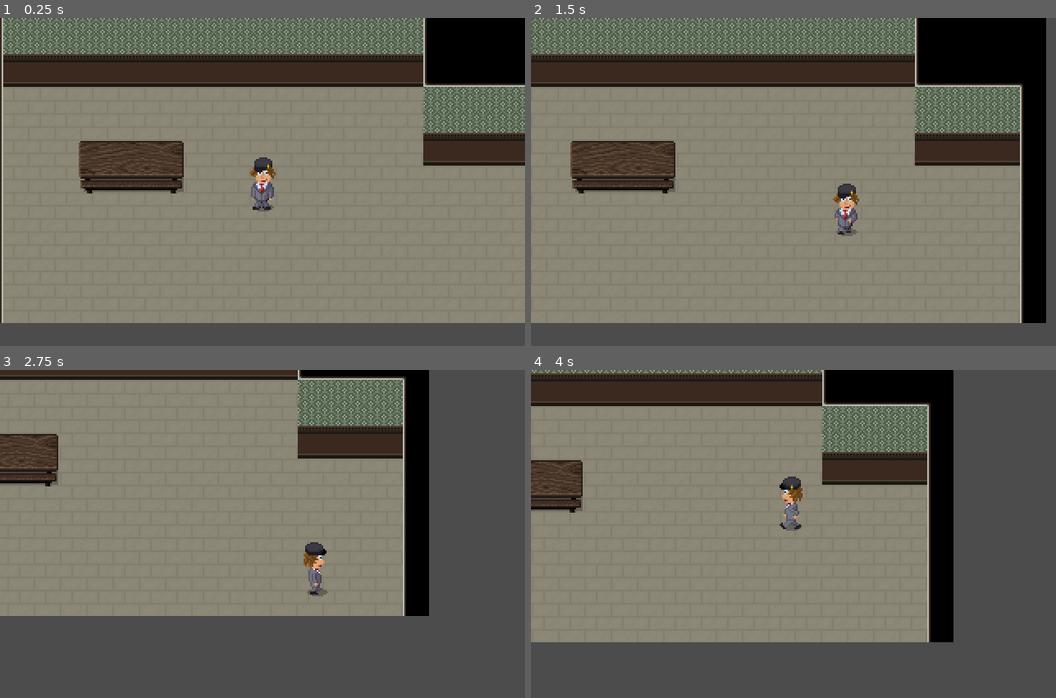
Above: before the commit, frames 1-4 (two rows, left to right).
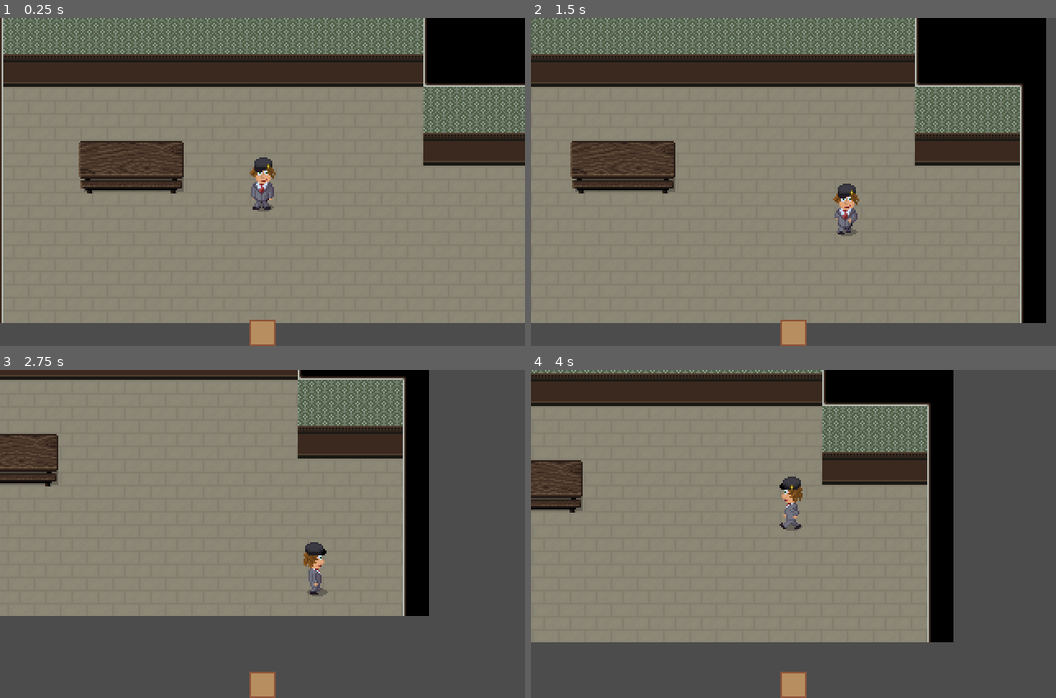
Above: after the commit, the same moments.

Repository: nene/godot-rebane
Game: Godot game, scene res://Main.tscn
Same seed, same stepped clock (60 frames per second), same inputs: the game is played once before the commit and once after it.
Inputs:
- Up to frame 1 (0.25 s): no input
- Up to frame 2 (1.5 s): tap Enter at 0.5 s; hold Right (ui_right) 0.53-1.28 s; hold Down (ui_down) from 1.28 s (still down)
- Up to frame 3 (2.75 s): release Down (ui_down) at 2.03 s; hold Right (ui_right) from 2.03 s (still down)
- Up to frame 4 (4 s): release Right (ui_right) at 2.78 s; hold Up (ui_up) 2.78-3.53 s; hold Left (ui_left) from 3.53 s (still down)

The runs differ from the first frame. In frame 1, 0.4% of the frame differs, in the area x 47-53%, y 92-100%; in frame 2, 0.4%; in frame 3, 0.4%; in frame 4, 0.4%.

Commit message:
Very basic HUD

Diff:
--- /dev/null
+++ b/Hud.tscn
@@ -0,0 +1,26 @@
+[gd_scene format=2]
+
+[node name="Hud" type="CanvasLayer"]
+
+[node name="ColorRect" type="ColorRect" parent="."]
+anchor_left = 0.5
+anchor_top = 1.0
+anchor_right = 0.5
+anchor_bottom = 1.0
+margin_left = -8.0
+margin_top = -16.0
+margin_right = 8.0
+color = Color( 0.560784, 0.337255, 0.231373, 1 )
+__meta__ = {
+"_edit_use_anchors_": false
+}
+
+[node name="ColorRect" type="ColorRect" parent="ColorRect"]
+margin_left = 1.0
+margin_top = 1.0
+margin_right = 15.0
+margin_bottom = 15.0
+color = Color( 0.721569, 0.560784, 0.380392, 1 )
+__meta__ = {
+"_edit_use_anchors_": false
+}
--- a/Main.tscn
+++ b/Main.tscn
@@ -1,8 +1,9 @@
-[gd_scene load_steps=4 format=2]
+[gd_scene load_steps=5 format=2]
 
 [ext_resource path="res://Player.tscn" type="PackedScene" id=1]
 [ext_resource path="res://Table.tscn" type="PackedScene" id=2]
 [ext_resource path="res://Background.tscn" type="PackedScene" id=3]
+[ext_resource path="res://Hud.tscn" type="PackedScene" id=4]
 
 [node name="Main" type="Node"]
 
@@ -18,3 +19,5 @@
 
 [node name="Table" parent="." instance=ExtResource( 2 )]
 position = Vector2( 78, 97 )
+
+[node name="Hud" parent="." instance=ExtResource( 4 )]
